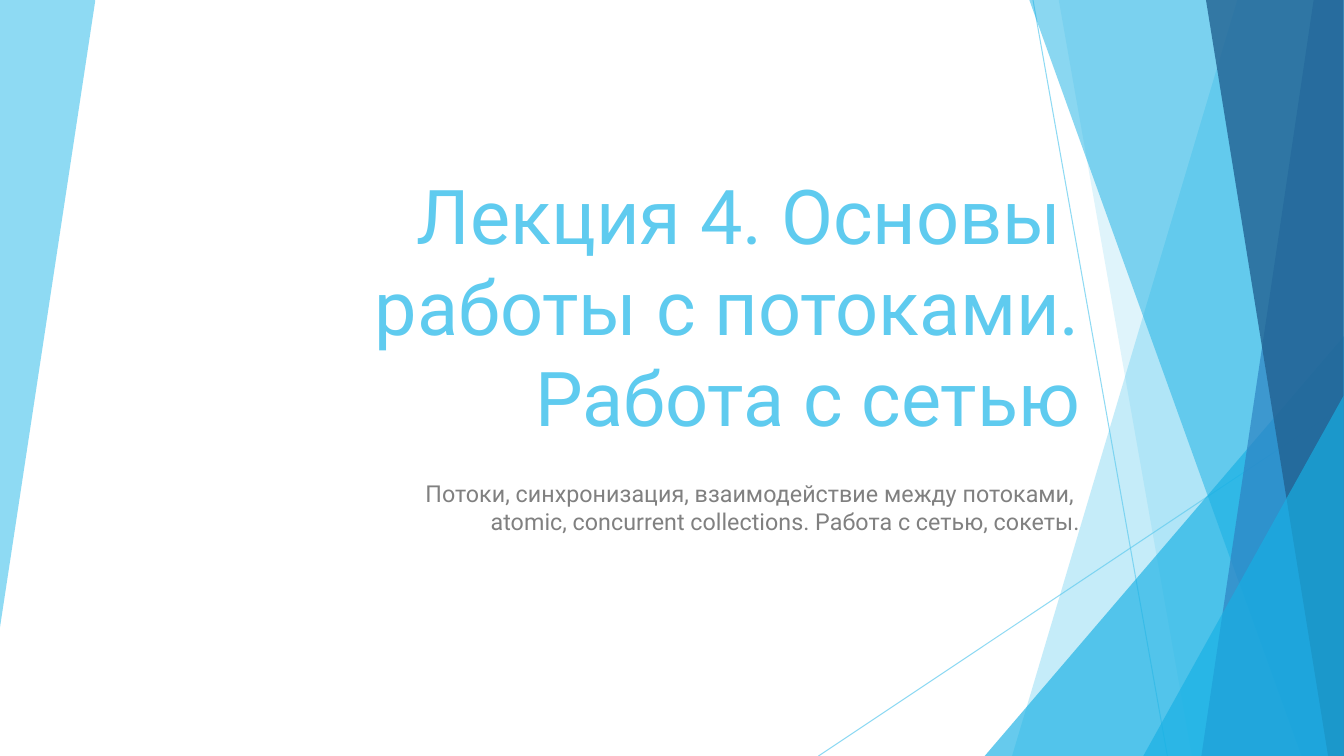
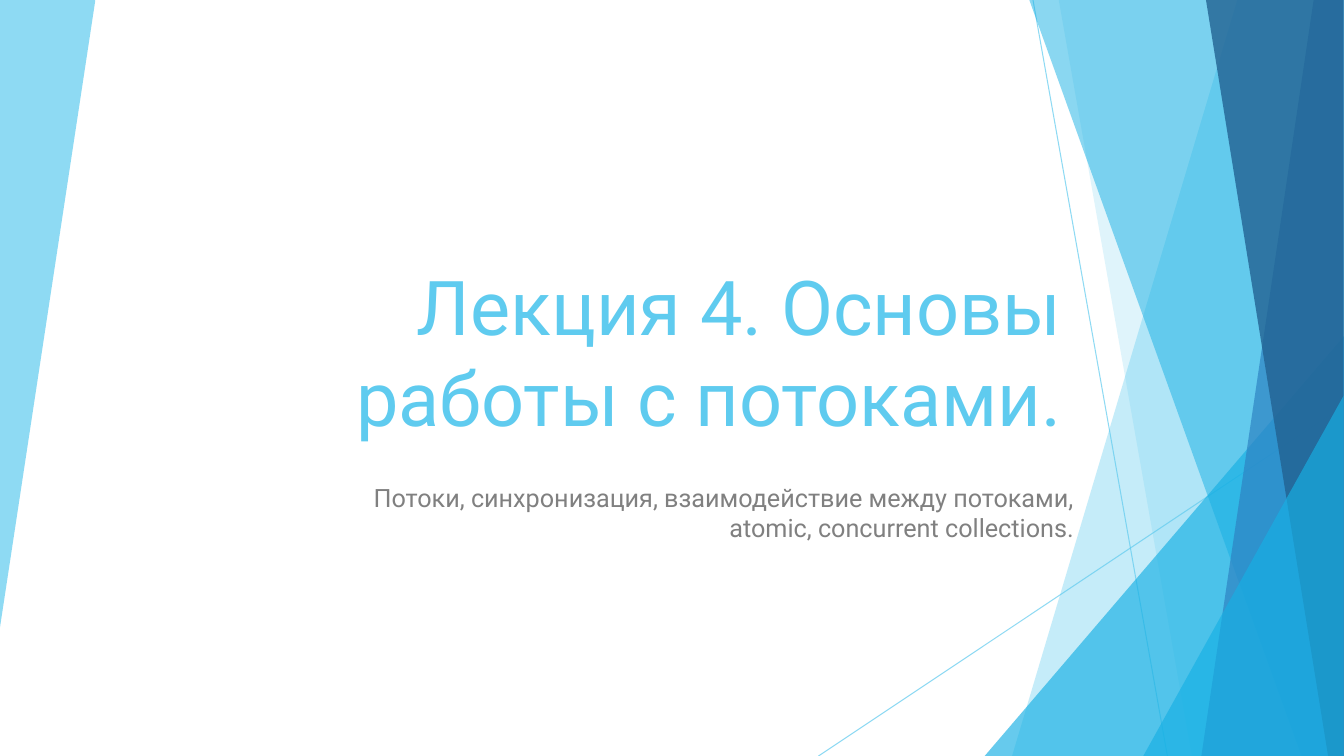
Before and after one commit to vvsirius/Presentations, a slide deck: slide 1 of 04. Java.pptx. Drawn at 1344x756 pixels with LibreOffice and Linux fonts; fonts in the diff are those of the drawing. Boxes give left, top, right and bottom in pixels: in the first picture for what was removed or moved away, otherwise in the second. Text is boxed around its words. In the diff, an @@ line names an element or a change of style, - is before the commit and + after.

```diff
--- a/04. Java.pptx
+++ b/04. Java.pptx
@@ title at bbox=[356, 280, 1061, 442]: text changed @@
-Лекция 4. Основы
-работы с потоками. Работа с сетью
+Лекция 4. Основы
+работы с потоками.
@@ subtitle at bbox=[374, 489, 1074, 541]: text changed; size 16.6 to 18 pt @@
-Потоки, синхронизация, взаимодействие между потоками,
-atomic, concurrent collections. Работа с сетью, сокеты.
+Потоки, синхронизация, взаимодействие между потоками,
+atomic, concurrent collections.
```
Also in this commit, not shown: 15 other files.
